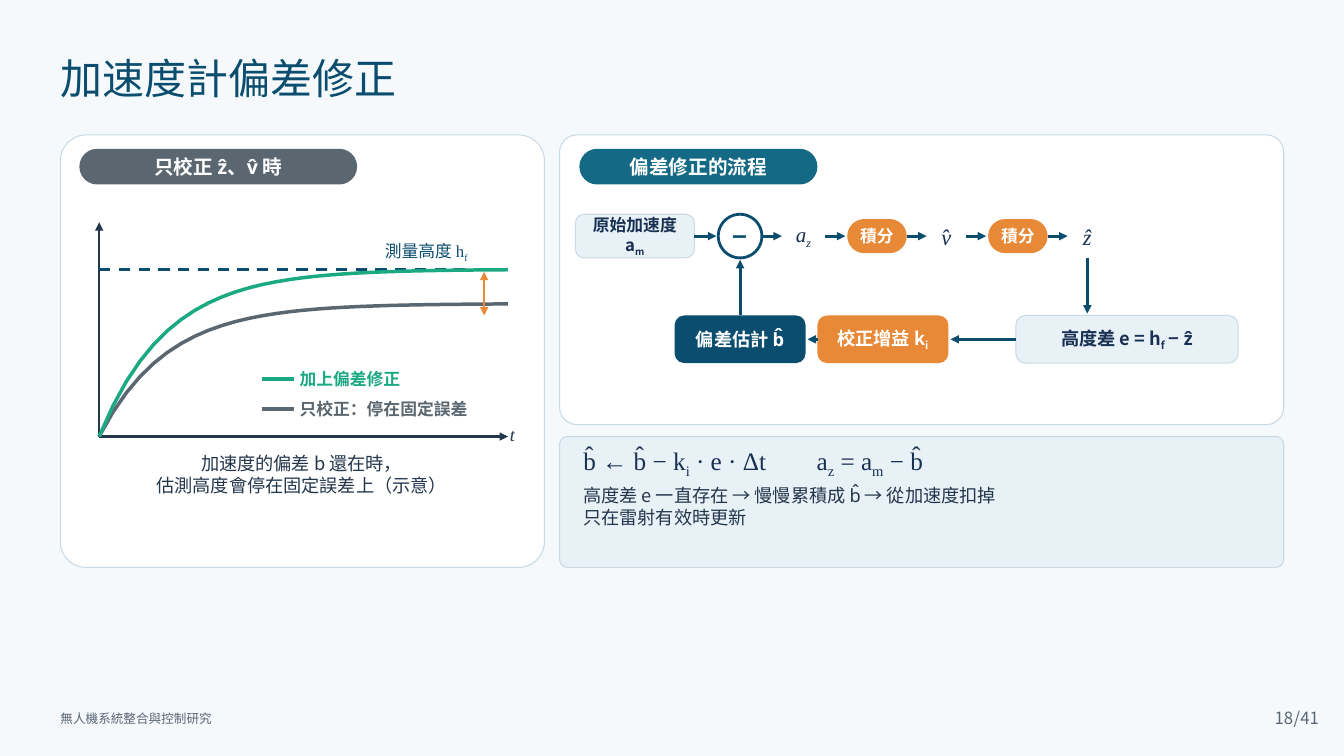
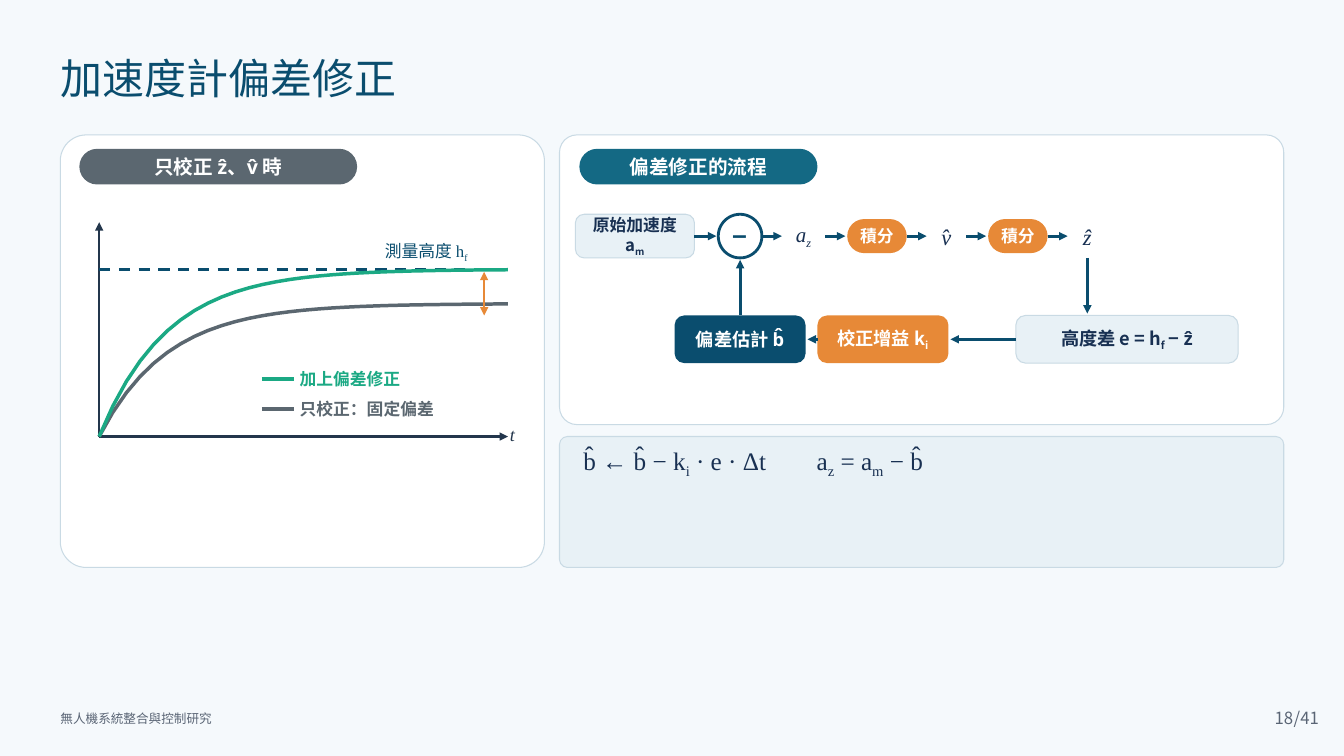
Before and after one commit to lingken1028/-, a slide deck: slide 18 of 無人機系統整合與控制研究_口試簡報 2.pptx. Drawn at 1344x756 pixels with LibreOffice and Linux fonts; fonts in the diff are those of the drawing. Boxes give left, top, right and bottom in pixels: in the first picture for what was removed or moved away, otherwise in the second. Text is boxed around its words. In the diff, an @@ line names an element or a change of style, - is before the commit and + after.

```diff
--- a/無人機系統整合與控制研究_口試簡報 2.pptx
+++ b/無人機系統整合與控制研究_口試簡報 2.pptx
@@ text at [300, 400, 434, 417]: text changed @@
-只校正：停在固定誤差
+只校正：固定偏差
@@ text removed at [156, 454, 447, 494] @@
-加速度的偏差 b 還在時，
-估測高度會停在固定誤差上（示意）
@@ text removed at [583, 485, 996, 526] @@
-高度差 e 一直存在 → 慢慢累積成 b̂ → 從加速度扣掉
-只在雷射有效時更新
```
Also in this commit, not shown: 8 other slides changed.
